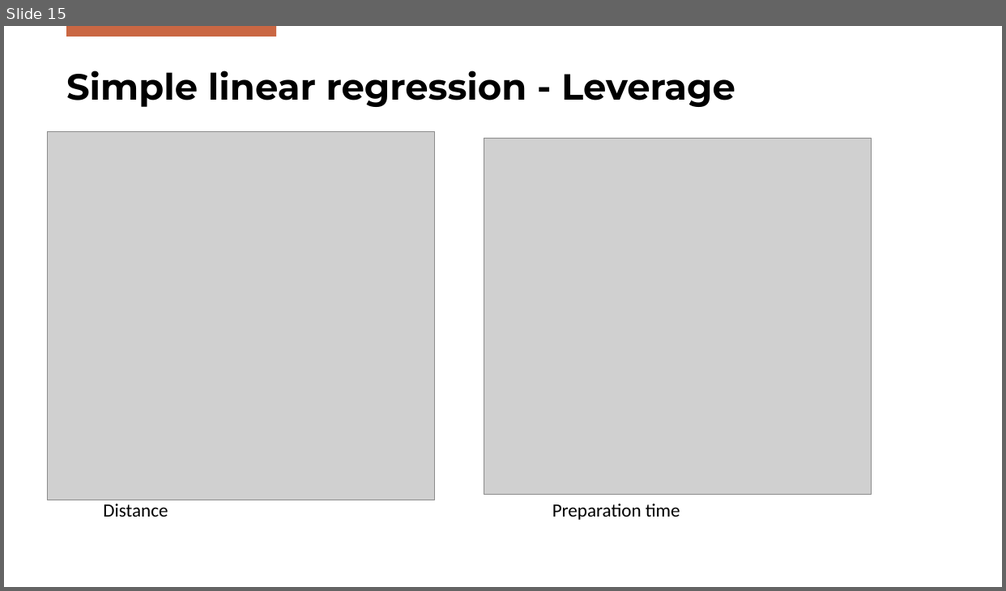
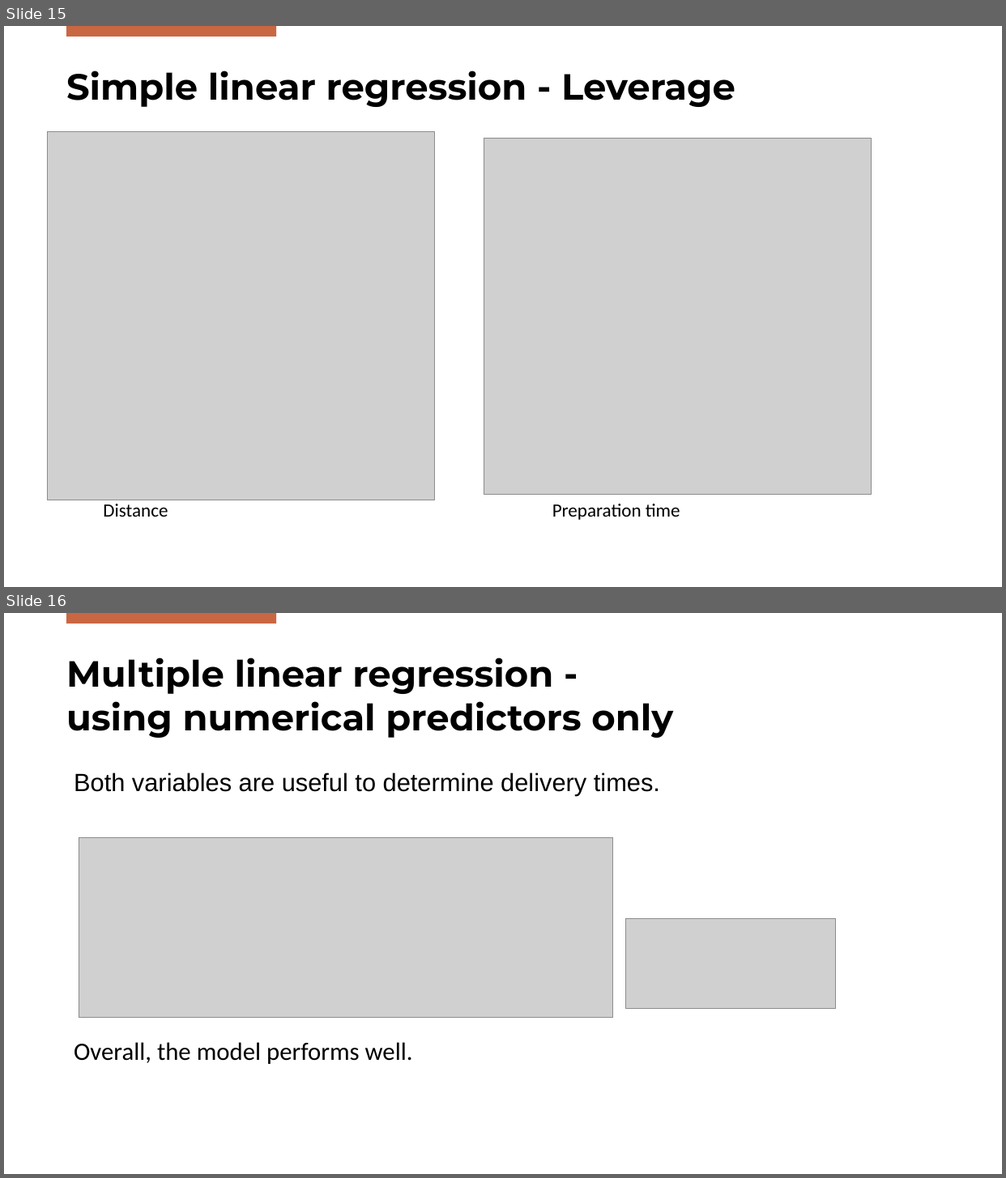
Before and after one commit to DanieleGotti/Food_Delivery_Time_Prediction, a slide deck: Presentazione_Gotti_Mazzoleni.pptx. Shown one above the other, each under a label of ours: slide 15 before the commit, slides 15 and 16 after it. The pictures are 1006x591 and 1006x1178 pixels, drawn with LibreOffice and Linux fonts; fonts in the diff are those of the drawing; grey boxes stand for pictures; background and template pictures are left out. Boxes give left, top, right and bottom in pixels: in the first picture for what was removed or moved away, otherwise in the second. Text is boxed around its words. In the diff, an @@ line names an element or a change of style, - is before the commit and + after.

```diff
--- a/Presentazione_Gotti_Mazzoleni.pptx
+++ b/Presentazione_Gotti_Mazzoleni.pptx
@@ slide 16 added at (4,613,1002,1174), background #FFFFFF; not listed: 1 template element that a slide beside it also shows @@
@@ title added at (66,658,673,738), 35 pt, text #000000, bold @@
+Multiple linear regression -
+using numerical predictors only
@@ text added at (74,773,660,1064), 24 pt, text #000000 @@
+Both variables are useful to determine delivery times.
+Overall, the model performs well.
@@ picture added at (79,837,613,1018) @@
@@ picture added at (625,918,836,1008) @@
```
Also in this commit, not shown: 1 slide changed, 8 other slides added, 17 other files.
